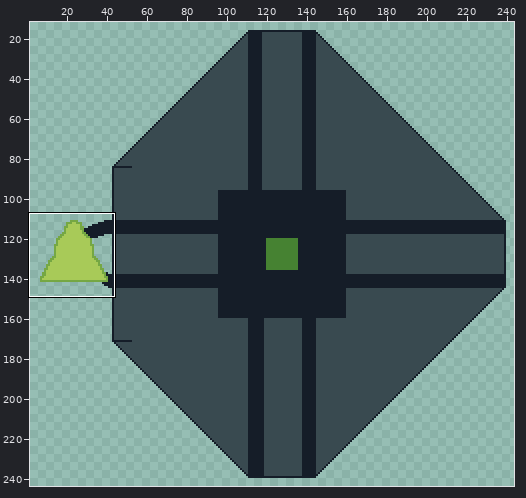
File history of a pixel-art file, Defence/SpaceStation.aseprite. Above, an overview of the earlier version with the close-up marked.
Close-up. Old version:
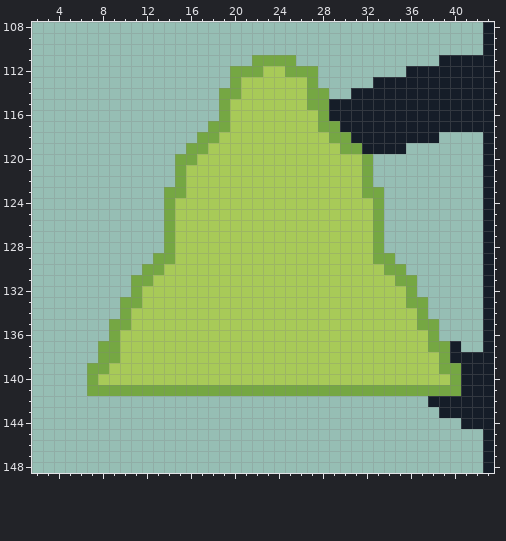
256x256 pixels, 1 frame. Shown: x 2..43, y 108..148. The wide view leaves out empty margins.
After:
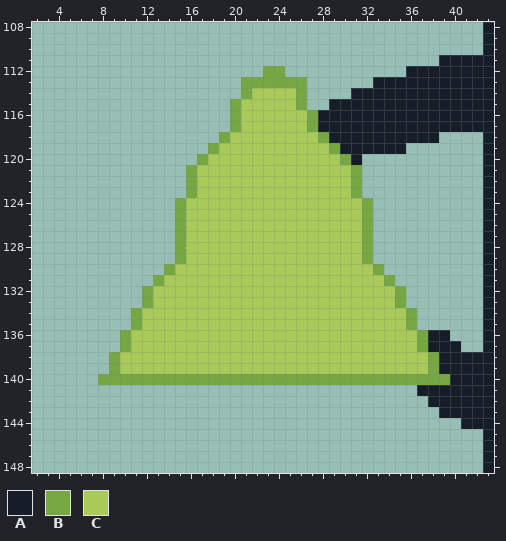
Palette (. is transparent): A #151d28  B #75a743  C #a8ca58
Edits made:
{"where": "layer \"Normal\""}
{"y":111,"x":22,"old":"BBBB","new":"...."}
{"y":112,"x":20,"old":"BBBCCBBB","new":"...BB..."}
{"y":113,"x":20,"old":"BCCCCCCB","new":".BBBBBB."}
{"y":114,"x":19,"old":"BBC","new":"..B"}
{"y":114,"x":26,"old":"CBB","new":"B.."}
{"y":115,"x":19,"old":"BC","new":".B"}
{"y":115,"x":26,"old":"CBB","new":"B.."}
{"y":116,"x":19,"old":"BC","new":".B"}
{"y":116,"x":27,"old":"CB","new":"BA"}
{"y":117,"x":18,"old":"BBC","new":"..B"}
{"y":117,"x":27,"old":"CBB","new":"BAA"}
{"y":118,"x":17,"old":"BBC","new":"..B"}
{"y":118,"x":28,"old":"CBB","new":"BAA"}
{"y":119,"x":16,"old":"BBC","new":"..B"}
{"y":119,"x":29,"old":"CBB","new":"BAA"}
{"y":120,"x":15,"old":"BBC","new":"..B"}
{"y":120,"x":30,"old":"CCB","new":"BA."}
{"y":121,"x":15,"old":"BC","new":".B"}
{"y":121,"x":31,"old":"CB","new":"B."}
{"y":122,"x":15,"old":"BC","new":".B"}
{"y":122,"x":31,"old":"CB","new":"B."}
{"y":123,"x":14,"old":"BBC","new":"..B"}
{"y":123,"x":31,"old":"CBB","new":"B.."}
{"y":124,"x":14,"old":"BC","new":".B"}
{"y":124,"x":32,"old":"CB","new":"B."}
{"y":125,"x":14,"old":"BC","new":".B"}
{"y":125,"x":32,"old":"CB","new":"B."}
{"y":126,"x":14,"old":"BC","new":".B"}
{"y":126,"x":32,"old":"CB","new":"B."}
{"y":127,"x":14,"old":"BC","new":".B"}
{"y":127,"x":32,"old":"CB","new":"B."}
{"y":128,"x":14,"old":"BC","new":".B"}
{"y":128,"x":32,"old":"CB","new":"B."}
{"y":129,"x":13,"old":"BBC","new":"..B"}
{"y":129,"x":32,"old":"CBB","new":"B.."}
{"y":130,"x":12,"old":"BBC","new":"..B"}
{"y":130,"x":33,"old":"CBB","new":"B.."}
{"y":131,"x":11,"old":"BBC","new":"..B"}
{"y":131,"x":34,"old":"CBB","new":"B.."}
{"y":132,"x":11,"old":"BC","new":".B"}
{"y":132,"x":35,"old":"CB","new":"B."}
{"y":133,"x":10,"old":"BBC","new":"..B"}
{"y":133,"x":35,"old":"CBB","new":"B.."}
{"y":134,"x":10,"old":"BC","new":".B"}
{"y":134,"x":36,"old":"CB","new":"B."}
{"y":135,"x":9,"old":"BBC","new":"..B"}
{"y":135,"x":36,"old":"CBB","new":"B.."}
{"y":136,"x":9,"old":"BC","new":".B"}
{"y":136,"x":37,"old":"CB.","new":"BAA"}
{"y":137,"x":8,"old":"BBC","new":"..B"}
{"y":137,"x":37,"old":"CBB","new":"BAA"}
{"y":138,"x":8,"old":"B","new":"."}
{"y":138,"x":38,"old":"CB","new":"BA"}
{"y":139,"x":7,"old":"BBC","new":"..B"}
{"y":139,"x":38,"old":"CBB","new":"BAA"}
{"y":140,"x":7,"old":"BCCCCCCCCCCCCCCCCCCCCCCCCCCCCCCCCB","new":".BBBBBBBBBBBBBBBBBBBBBBBBBBBBBBBBA"}
{"y":141,"x":7,"old":"BBBBBBBBBBBBBBBBBBBBBBBBBBBBBBBBBB","new":"..............................AAAA"}
